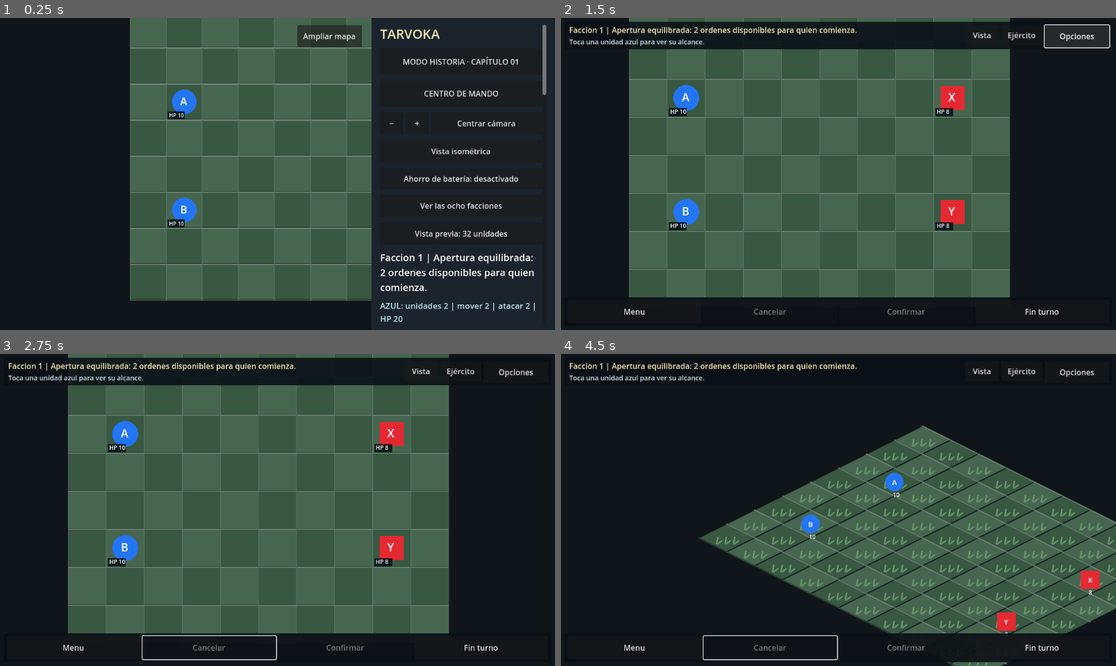
Above: before the commit, frames 1-4 (two rows, left to right).
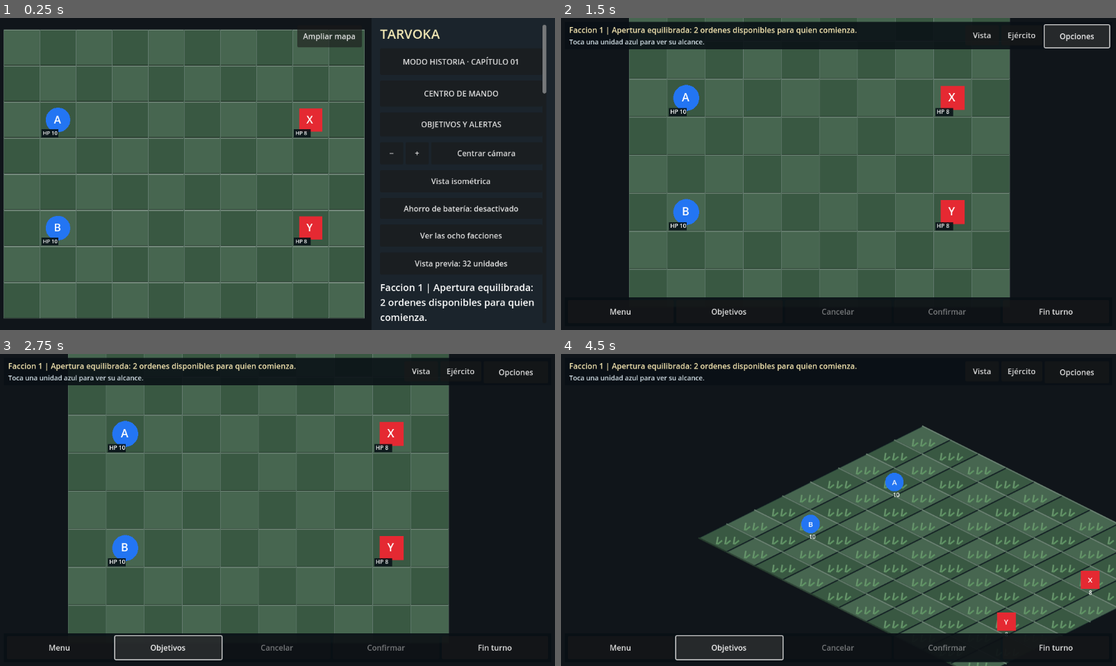
Above: after the commit, the same moments.

Repository: edwinrodri12/Tarvoka
Game: Godot game, scene res://scenes/Main.tscn
Two runs of this game, one before a commit and one after it. Both use one fixed random seed, a clock stepped at 60 frames per second and the inputs below.
Inputs (mouse positions are in pixels of both pictures, inside the frame that each line leads up to):
- Up to frame 1 (0.25 s): no input
- Up to frame 2 (1.5 s): click (1021, 124) at 0.5 s, where only the run after the commit has a clickable "OBJETIVOS Y ALERTAS"; click "Ampliar mapa" at 1.25 s
- Up to frame 3 (2.75 s): click (166, 647) at 2 s, where only the run after the commit has a clickable "Objetivos"
- Up to frame 4 (4.5 s): click "Ejército" at 2.75 s; click "Vista" at 3.5 s; click (727, 647) at 4.25 s, where only the run after the commit has a clickable "Objetivos"

The runs differ from the first frame. In frame 1, 34% of the frame differs, in the area x 0-99%, y 0-98%; in frame 2, 0.5%; in frame 3, 0.7%; in frame 4, 0.7%.
Error after the commit: Invalid access to property or key 'objectives_requested' on a base object of type 'PanelContainer (TarvokaCommandMenu)'. (res://scripts/ui/Main.gd:611)

Commit message:
feat(android): connect battle objectives and alerts drawer to sidebar, compact HUD and safe map camera shortcuts

Diff:
--- a/scripts/ui/Main.gd
+++ b/scripts/ui/Main.gd
@@ -20,6 +20,8 @@
 const HomeMenu = preload("res://scripts/ui/HomeMenu.gd")
 const SkirmishSetup = preload("res://scripts/ui/SkirmishSetup.gd")
 const CombatPanel = preload("res://scripts/ui/CombatPreviewPanel.gd")
+const ObjectivesData = preload("res://scripts/ui/ObjectivesRadarData.gd")
+const ObjectivesPanel = preload("res://scripts/ui/ObjectivesRadarPanel.gd")
 
 var board: Control
 var status_label: Label
@@ -27,6 +29,9 @@
 var order_preview_label: Label
 var unit_label: Label
 var command_menu: Control
+var objectives_panel: Control
+var objectives_button: Button
+var compact_objectives_button: Button
 var home_menu: Control
 var skirmish_setup: Control
 var compact_combat_preview: Control
@@ -174,6 +179,12 @@
     command_menu_button.custom_minimum_size.y = 54
     command_menu_button.pressed.connect(_open_command_menu)
     panel.add_child(command_menu_button)
+    objectives_button = Button.new()
+    objectives_button.text = "OBJETIVOS Y ALERTAS"
+    objectives_button.custom_minimum_size.y = 50
+    objectives_button.tooltip_text = "Mostrar puntos estratégicos y unidades que requieren atención"
+    objectives_button.pressed.connect(_open_objectives_radar)
+    panel.add_child(objectives_button)
     var camera_row := HBoxContainer.new()
     camera_row.add_theme_constant_override("separation",5)
     panel.add_child(camera_row)
@@ -597,6 +608,13 @@
     command_menu.inspect_unit_requested.connect(_focus_command_unit)
     command_menu.purchase_requested.connect(_purchase_command_unit)
     command_menu.home_requested.connect(_show_home_menu)
+    command_menu.objectives_requested.connect(_open_objectives_radar)
+
+    objectives_panel = ObjectivesPanel.new()
+    add_child(objectives_panel)
+    objectives_panel.close_requested.connect(func(): objectives_panel.hide())
+    objectives_panel.locate_site_requested.connect(_locate_objective_site)
+    objectives_panel.locate_unit_requested.connect(_locate_objective_unit)
 
     home_menu = HomeMenu.new()
     add_child(home_menu)
@@ -732,6 +750,13 @@
     compact_menu_button.size_flags_horizontal = Control.SIZE_EXPAND_FILL
     compact_menu_button.pressed.connect(_open_command_menu)
     actions.add_child(compact_menu_button)
+
+    compact_objectives_button = Button.new()
+    compact_objectives_button.text = "Objetivos"
+    compact_objectives_button.custom_minimum_size.y = 48
+    compact_objectives_button.size_flags_horizontal = Control.SIZE_EXPAND_FILL
+    compact_objectives_button.pressed.connect(_open_objectives_radar)
+    actions.add_child(compact_objectives_button)
 
     compact_cancel = Button.new()
     compact_cancel.text = "Cancelar"
@@ -885,6 +910,8 @@
         # For units and buildings the graphical compact card replaces it,
         # rather than consuming a third of the map with duplicate details.
         compact_info_body.visible = not compact_dossier.visible
+        if objectives_panel != null and objectives_panel.visible:
+            objectives_panel.refresh_from_state(board.state,0)
         var field_text: String = BattleReport.field_summary(board.state)
         if board.state.has("opening"):
             var remaining_orders: int = int(board.state["opening"]["limit"]) - int(board.state["opening"]["used"])
@@ -1181,6 +1208,54 @@
     home_menu.hide()
     command_menu.open_for(board,"Ajustes")
 
+func _open_objectives_radar() -> void:
+    if objectives_panel == null or board == null:
+        return
+    command_menu.hide()
+    objectives_panel.open_with_state(board.state,0)
+
+func _locate_objective_site(cell: Vector2i, category: String) -> void:
+    if not board.pending_order.is_empty() or int(board.state.get("winner",-1)) != -1:
+        return
+    var snapshot: Dictionary = ObjectivesData.build(board.state,0)
+    var known := false
+    var choices: Array = snapshot.get("relays",[]) if category == "relay" else snapshot.get("sites",[])
+    for item in choices:
+        if item is Dictionary and item.get("pos",null) == cell:
+            known = true
+            break
+    if not known:
+        return
+    board.cancel_selection()
+    board.inspected_cell = cell
+    board.focus_view_cell(cell)
+    board.message = "Objetivo localizado. Las órdenes tácticas siguen necesitando confirmación."
+    board.queue_redraw()
+    objectives_panel.hide()
+
+func _locate_objective_unit(unit_id: String) -> void:
+    if not board.pending_order.is_empty() or int(board.state.get("winner",-1)) != -1:
+        return
+    var snapshot: Dictionary = ObjectivesData.build(board.state,0)
+    var allowed := false
+    for item in snapshot.get("alerts",[]):
+        if item is Dictionary and str(item.get("id","")) == unit_id:
+            allowed = true
+            break
+    if not allowed:
+        return
+    for unit in board.state.get("units",[]):
+        if not unit is Dictionary or str(unit.get("id","")) != unit_id or int(unit.get("faction",-1)) != 0 or int(unit.get("hp",0)) <= 0:
+            continue
+        board.cancel_selection()
+        board.selected_id = unit_id
+        board.inspected_cell = unit["pos"]
+        board.focus_view_cell(unit["pos"])
+        board.message = "Unidad localizada. Comprueba sus estadísticas antes de ordenar."
+        board.queue_redraw()
+        objectives_panel.hide()
+        return
+
 func _open_command_menu() -> void:
     var section := "Produccion" if board.selected_factory_pos != Vector2i(-1,-1) else ("Ejercito" if not board.selected_id.is_empty() or not board.inspected_enemy_id.is_empty() else "Batalla")
     command_menu.open_for(board,section)
